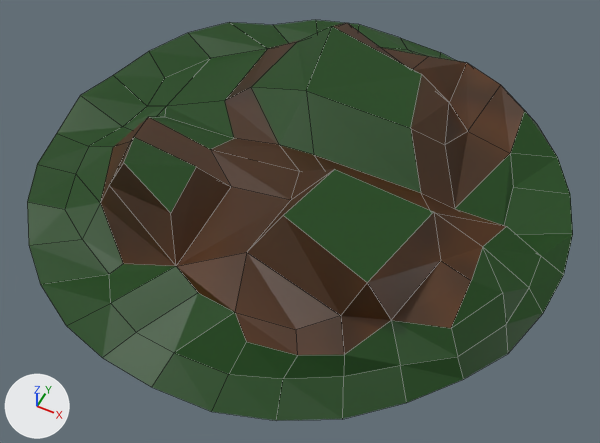
The Blender file Assets/Models/Terrian/Terrian Poly 1.blend, before and after one commit.
Both versions are drawn from a 50 mm camera at (0.982, -1.965, 2.227) aimed at (0.059, -0.121, -0.079). Lighting does not change. The marker at lower left points along +X, +Y and +Z. The first picture is the older version. Mesh edges are drawn as thin lines.

The older version as bpy lines, for what is in view:
```python
me_circle = bpy.data.meshes.new('Circle')
me_circle.from_pydata(...)  # 123 vertices, 106 faces; spans x -1.0..1.0, y -1.0..1.0, z -0.04..0.35
me_circle.materials.append(mat_material_001)  # picture img_brown_2
# before: 32 (-0.22, -0.34, 0.28) at pixel (196, 166), 59 (-0.19, -0.54, 0.26) at pixel (170, 213), 60 (-0.41, -0.47, 0.33) at pixel (123, 162), 61 (-0.49, -0.31, 0.27) at pixel (134, 137)
# before: 36 (0.17, -0.46, 0.34) at pixel (283, 215), 37 (0.5, -0.59, 0.35) at pixel (367, 282), 38 (0.21, -0.17, 0.31) at pixel (334, 169), 39 (0.56, -0.16, 0.26) at pixel (433, 211)
ob_circle = bpy.data.objects.new('Circle', me_circle)
ob_circle.location = (0.0, 0.0, 0.0)
```
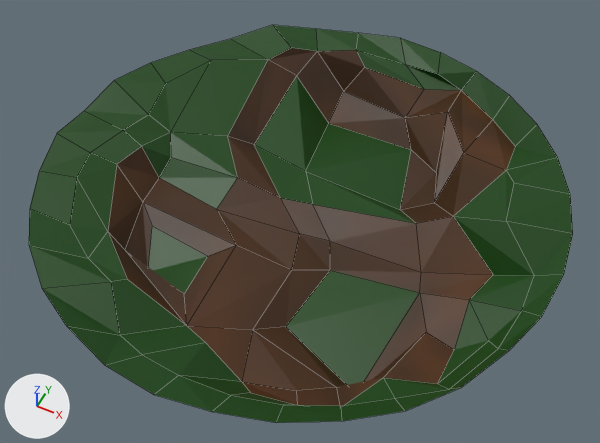
Boxes [x1, y1, x2, y2] around the edits, measured in the pictures (600 x 443 px; the box of a moved part takes in the faces that stretch with it):
'Circle', reshaped, rescaled: before [27, 20, 573, 420]; after [29, 25, 573, 423]
part 1 of me_circle, moved or reshaped: before [109, 137, 231, 266]; after [125, 202, 236, 326]
part 2 of me_circle, moved or reshaped: before [247, 169, 507, 354]; after [253, 234, 492, 406]
part 3 of me_circle, moved or reshaped: before [251, 27, 422, 193]; after [255, 76, 415, 223]

Edits to the bpy script that builds the scene:
```text
Change me_circle:
    used by ob_circle; location = (0.0, 0.0, 0.0)
    remove me_circle.from_pydata(...)  # 123 vertices, 106 faces; spans x -1.0..1.0, y -1.0..1.0, z -0.04..0.35
    add me_circle.from_pydata(...)  # 123 vertices, 106 faces; spans x -1.0..1.0, y -1.0..1.0, z -0.04..0.27
    me_circle part 1
    add for i in [32, 59, 60, 61]: me_circle.vertices[i].co += Vector((0.0, 0.0, -0.08))
    me_circle part 2
    add for i in [*range(36, 40)]: me_circle.vertices[i].co += Vector((0.0, 0.0, -0.08))
    me_circle part 3
    me_circle.vertices[40].co: (-0.08, 0.21, 0.25) -> (-0.08, 0.21, 0.17)  # pixel (306, 90) -> pixel (305, 171)
Change ob_circle:
    ob_circle.scale: (1.0, 1.0, 1.0) -> (1.0, 1.0, -1.0)
```
